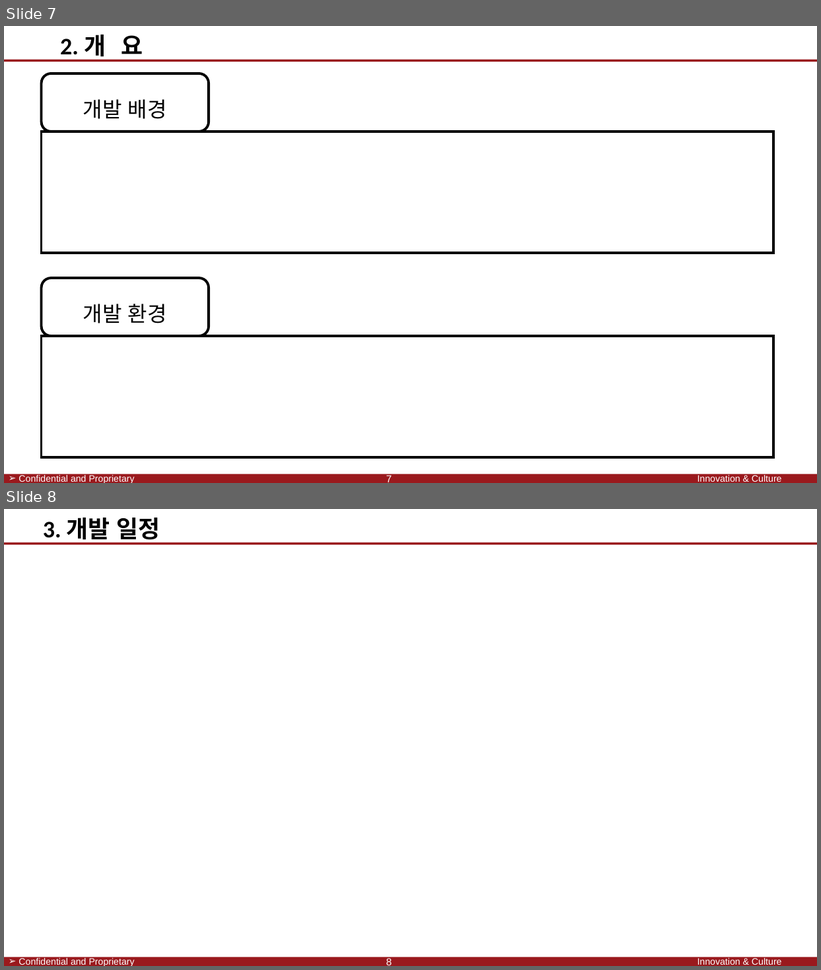
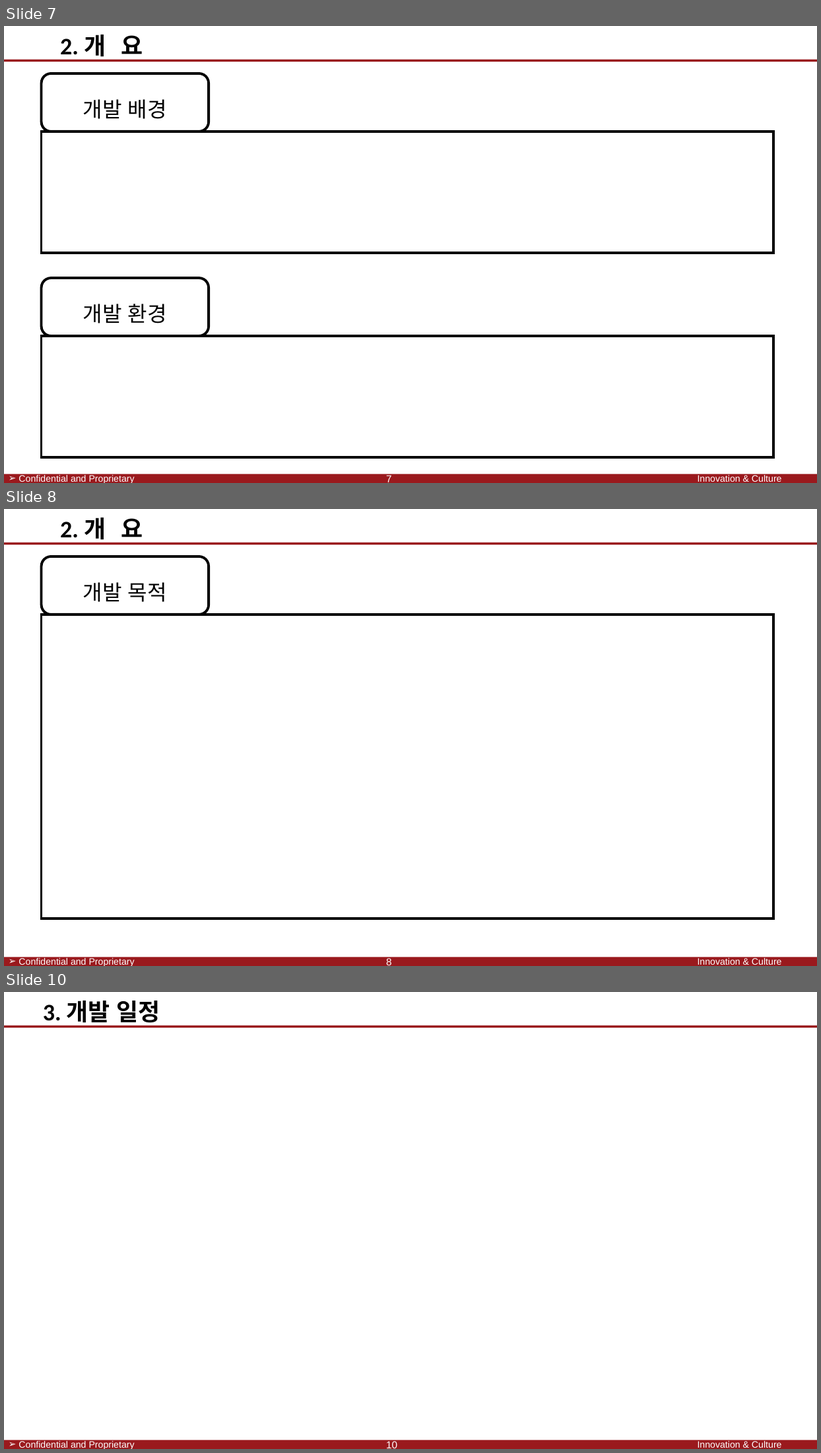
Before and after one commit to SaintSeong/JusungProject, a slide deck: A조 발표.pptx. Shown one above the other, each under a label of ours: slides 7 and 8 before the commit, slides 7, 8 and 10 after it; the slides between them are not shown. The pictures are 821x970 and 821x1453 pixels, drawn with LibreOffice and Linux fonts; fonts in the diff are those of the drawing; background and template pictures are left out. Boxes give left, top, right and bottom in pixels: in the first picture for what was removed or moved away, otherwise in the second. Text is boxed around its words. In the diff, an @@ line names an element or a change of style, - is before the commit and + after.

```diff
--- a/A조 발표.pptx
+++ b/A조 발표.pptx
@@ slide 8 added at [4, 509, 817, 966], background #FFFFFF; not listed: 4 template elements that a slide beside it also shows @@
@@ text added at [60, 518, 143, 544], 28 pt, text #000000, bold @@
+2. 개 요
@@ rounded rectangle added at [41, 557, 209, 615], outline #000000 3 pt, 25 pt, text #000000 @@
+개발 목적
@@ rectangle added at [41, 615, 774, 919], outline #000000 3 pt @@
@@ page number added at [386, 958, 392, 966], 12 pt, text #FFFFFF @@
+8
@@ what was slide 8 is now slide 10 @@
@@ page number at [386, 1441, 397, 1449]: text changed @@
-8
+10
```
Also in this commit, not shown: 1 other slide added.
